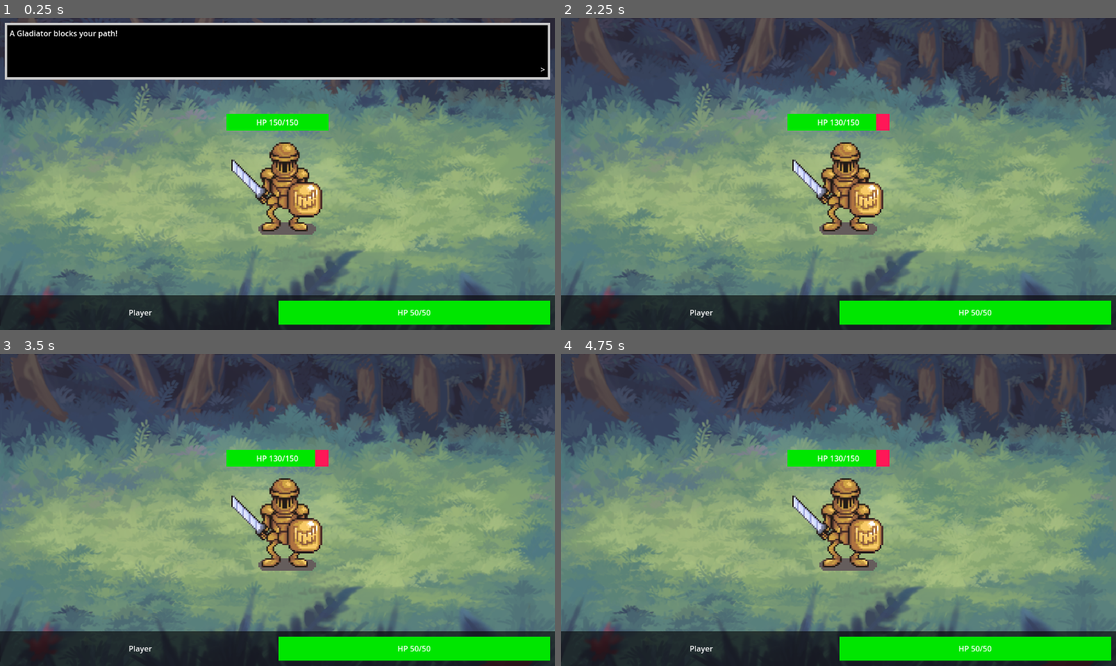
Above: before the commit, frames 1-4 (two rows, left to right).
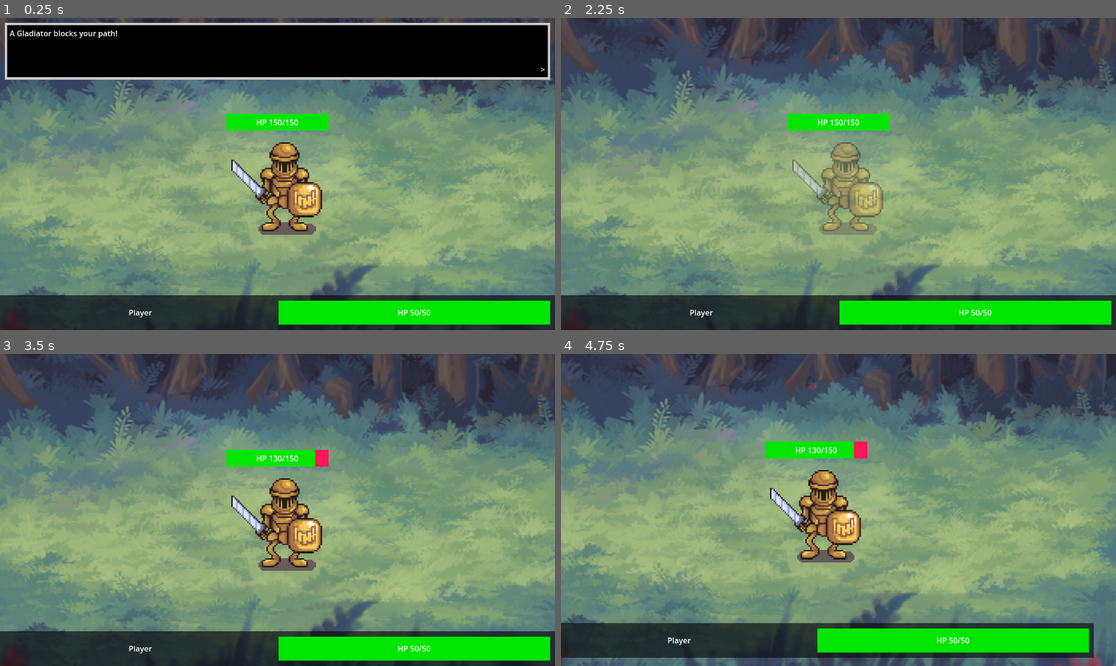
Above: after the commit, the same moments.

Repository: Opuhlos/Topielski-Turn-Based-System
Game: Godot game, scene res://scenes/battle.tscn
The game is run twice, just before and just after one commit, with the same random seed, the same clock (stepped at 60 frames per second) and the same inputs. The project has no main scene, so this scene is started directly.
Inputs (mouse positions are in pixels of both pictures, inside the frame that each line leads up to):
- Up to frame 1 (0.25 s): no input
- Up to frame 2 (2.25 s): tap Enter (ui_accept) at 0.5, 0.77, 2 s; move the mouse to (960, 158) at 0.52 s; click (960, 158) at 0.67 s; click "ATTACK" at 1.25 s; move the mouse to (727, 189) at 2.02 s; click (727, 189) at 2.17 s
- Up to frame 3 (3.5 s): tap Enter (ui_accept) at 2.27, 2.75 s; move the mouse to (333, 441) at 2.77 s; click (333, 441) at 2.92 s
- Up to frame 4 (4.75 s): tap Enter (ui_accept) at 3.5, 3.77, 4.52 s; move the mouse to (810, 572) at 3.52 s; click (810, 572) at 3.67 s; move the mouse to (1005, 556) at 4.27 s; click (1005, 556) at 4.42 s

The runs differ from the first frame. In frame 1, 18% of the frame differs, in the area x 0-100%, y 0-100%; in frame 2, 28%; in frame 3, 26%; in frame 4, 38%.

Commit message:
enemy attack

Diff:
--- a/topielskis-system/scenes/battle.tscn
+++ b/topielskis-system/scenes/battle.tscn
@@ -34,6 +34,71 @@
 border_width_right = 5
 border_width_bottom = 5
 
+[sub_resource type="Animation" id="Animation_a12nh"]
+resource_name = "enemy_damaged"
+tracks/0/type = "value"
+tracks/0/imported = false
+tracks/0/enabled = true
+tracks/0/path = NodePath("EnemyContainer/Enemy:modulate")
+tracks/0/interp = 1
+tracks/0/loop_wrap = true
+tracks/0/keys = {
+"times": PackedFloat32Array(0.00857339, 0.141907, 0.308573, 0.441907, 0.608573, 0.741907, 0.908573, 1.04191),
+"transitions": PackedFloat32Array(1, 1, 1, 1, 1, 1, 1, 1),
+"update": 0,
+"values": [Color(1, 1, 1, 1), Color(1, 1, 1, 0), Color(1, 1, 1, 1), Color(1, 1, 1, 0), Color(1, 1, 1, 1), Color(1, 1, 1, 0), Color(1, 1, 1, 1), Color(1, 1, 1, 0)]
+}
+
+[sub_resource type="Animation" id="Animation_lpir7"]
+length = 0.001
+tracks/0/type = "value"
+tracks/0/imported = false
+tracks/0/enabled = true
+tracks/0/path = NodePath("EnemyContainer/Enemy:modulate")
+tracks/0/interp = 1
+tracks/0/loop_wrap = true
+tracks/0/keys = {
+"times": PackedFloat32Array(0),
+"transitions": PackedFloat32Array(1),
+"update": 0,
+"values": [Color(1, 1, 1, 1)]
+}
+tracks/1/type = "value"
+tracks/1/imported = false
+tracks/1/enabled = true
+tracks/1/path = NodePath("Camera2D:position")
+tracks/1/interp = 1
+tracks/1/loop_wrap = true
+tracks/1/keys = {
+"times": PackedFloat32Array(0),
+"transitions": PackedFloat32Array(1),
+"update": 0,
+"values": [Vector2(0, 0)]
+}
+
+[sub_resource type="Animation" id="Animation_6vh42"]
+resource_name = "shake"
+length = 0.5
+tracks/0/type = "value"
+tracks/0/imported = false
+tracks/0/enabled = true
+tracks/0/path = NodePath("Camera2D:position")
+tracks/0/interp = 1
+tracks/0/loop_wrap = true
+tracks/0/keys = {
+"times": PackedFloat32Array(0, 0.0495583, 0.105098, 0.149529, 0.202506, 0.252064, 0.302477, 0.348617, 0.399884, 0.451152, 0.5),
+"transitions": PackedFloat32Array(1, 1, 1, 1, 1, 1, 1, 1, 1, 1, 1),
+"update": 0,
+"values": [Vector2(0, 0), Vector2(8, 16), Vector2(8, -16), Vector2(-24, 8), Vector2(8, -16), Vector2(8, 32), Vector2(48, 16), Vector2(-32, -32), Vector2(16, 32), Vector2(16, -8), Vector2(0, 0)]
+}
+
+[sub_resource type="AnimationLibrary" id="AnimationLibrary_6vh42"]
+_data = {
+&"RESET": SubResource("Animation_lpir7"),
+&"enemy_damaged": SubResource("Animation_a12nh"),
+&"shake": SubResource("Animation_6vh42")
+}
+
 [node name="Battle" type="Control"]
 layout_mode = 3
 anchors_preset = 15
@@ -48,10 +113,11 @@
 
 [node name="Background" type="TextureRect" parent="."]
 layout_mode = 0
-offset_right = 1152.0
-offset_bottom = 648.0
+offset_left = -88.0
+offset_top = -48.0
+offset_right = 1249.0
+offset_bottom = 704.0
 texture = ExtResource("1_th188")
-metadata/_edit_lock_ = true
 
 [node name="EnemyContainer" type="VBoxContainer" parent="."]
 layout_mode = 1
@@ -243,3 +309,11 @@
 size_flags_horizontal = 8
 size_flags_vertical = 8
 text = ">"
+
+[node name="AnimationPlayer" type="AnimationPlayer" parent="."]
+libraries = {
+&"": SubResource("AnimationLibrary_6vh42")
+}
+
+[node name="Camera2D" type="Camera2D" parent="."]
+anchor_mode = 0
--- a/topielskis-system/scripts/battle.gd
+++ b/topielskis-system/scripts/battle.gd
@@ -5,15 +5,16 @@
 @export var enemy: BaseEnemy
 
 @onready var enemy_hp_bar: ProgressBar = $EnemyContainer/EnemyHealthBar
+@onready var player_hp_bar: ProgressBar = $PlayerPanel/MarginContainer/PlayerData/PlayerHealthBar
 
 var current_player_health: int
 var current_enemy_health: int
 
 func _ready() -> void:
-	set_health($PlayerPanel/MarginContainer/PlayerData/PlayerHealthBar, State.max_health, State.max_health)
+	set_health(player_hp_bar, State.max_health, State.max_health)
 	current_player_health = State.max_health
 
-	set_health($EnemyContainer/EnemyHealthBar, enemy.health, enemy.health)
+	set_health(enemy_hp_bar, enemy.health, enemy.health)
 	$EnemyContainer/Enemy.texture = enemy.texture
 	current_enemy_health = enemy.health
 
@@ -42,6 +43,25 @@
 	$Textbox.show()
 	$Textbox/Panel/MarginContainer/Text.text = text
 
+func set_health(progress_bar: ProgressBar, health: int, max_health: int) -> void:
+	progress_bar.max_value = max_health
+	progress_bar.value = health
+
+	var label: Label = progress_bar.get_node("Label")
+	label.text = "HP %s/%s" % [health, max_health]
+
+func enemy_turn() -> void:
+	await get_tree().create_timer(1).timeout
+
+	display_text("The %s attacked you!" % [enemy.name])
+	await textbox_closed
+
+	$AnimationPlayer.play("shake")
+	await $AnimationPlayer.animation_finished
+
+	current_player_health = max(0, current_player_health - enemy.attack)
+	set_health(player_hp_bar, current_player_health, State.max_health)
+
 func _on_pressed_run_button() -> void:
 	display_text("You escaped!")
 	await textbox_closed
@@ -51,16 +71,10 @@
 	display_text("You attacked!")
 	await textbox_closed
 
+	$AnimationPlayer.play("enemy_damaged")
+	await $AnimationPlayer.animation_finished
+
 	current_enemy_health = max(0, current_enemy_health - State.damage)
-
-	display_text("%s took %s damage!" % [enemy.name, State.damage])
-	await textbox_closed
-
 	set_health(enemy_hp_bar, current_enemy_health, enemy.health)
 
-func set_health(progress_bar: ProgressBar, health: int, max_health: int) -> void:
-	progress_bar.max_value = max_health
-	progress_bar.value = health
-
-	var label: Label = progress_bar.get_node("Label")
-	label.text = "HP %s/%s" % [health, max_health]
+	enemy_turn()
Not shown: 1 places in topielskis-system/scenes/battle.tscn that only renumber resources
